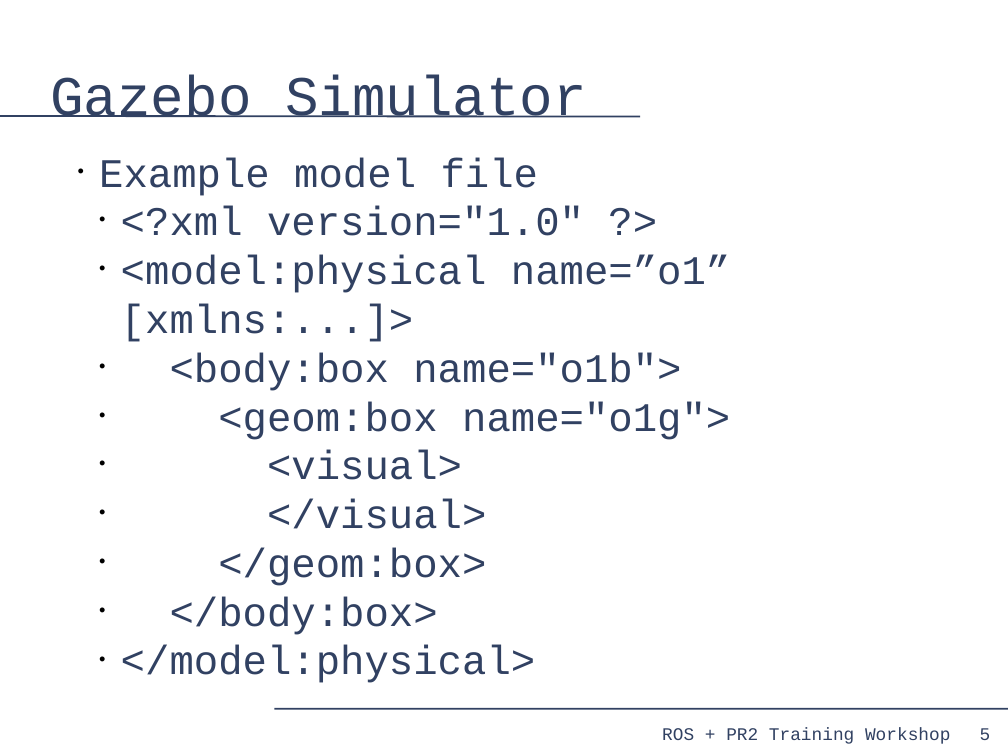
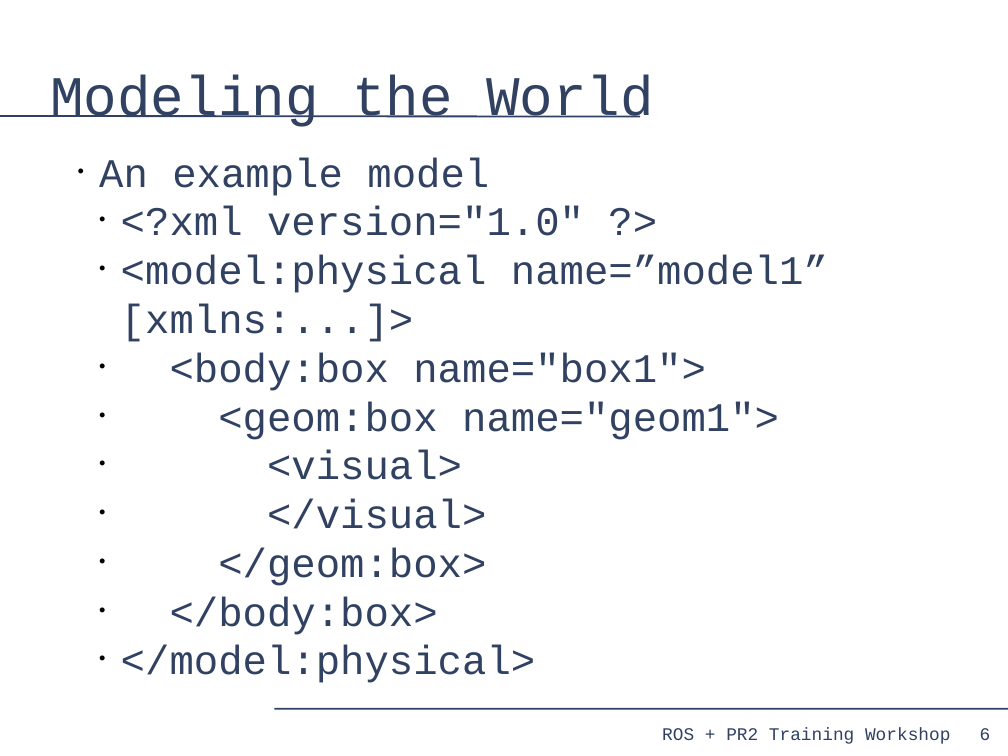
Before and after one commit to PR2/pr2_docs, a slide deck: slide 6 of pr2_training_workshop/simulation/simulation_training_workshop.odp (slide 5 before the commit). Drawn at 1008x756 pixels with LibreOffice and Linux fonts; fonts in the diff are those of the drawing. Boxes give left, top, right and bottom in pixels: in the first picture for what was removed or moved away, otherwise in the second. Text is boxed around its words. In the diff, an @@ line names an element or a change of style, - is before the commit and + after.

Commit message:
updates

```diff
--- a/pr2_training_workshop/simulation/simulation_training_workshop.odp
+++ b/pr2_training_workshop/simulation/simulation_training_workshop.odp
@@ title at (50, 75, 654, 127): text changed @@
-Gazebo Simulator
+Modeling the World
@@ text at (99, 157, 489, 196): text changed @@
-• Example model file
+• An example model
@@ text at (121, 255, 828, 440): text changed @@
-  • <model:physical name=”o1” [xmlns:...]>
-  • <body:box name="o1b">
-  • <geom:box name="o1g">
+  • <model:physical name=”model1” [xmlns:...]>
+  • <body:box name="box1">
+  • <geom:box name="geom1">
@@ page number at (980, 728, 991, 740): text changed @@
-5
+6
```
Also in this commit, not shown: 8 other slides changed, 8 slides added, 5 slides removed.
